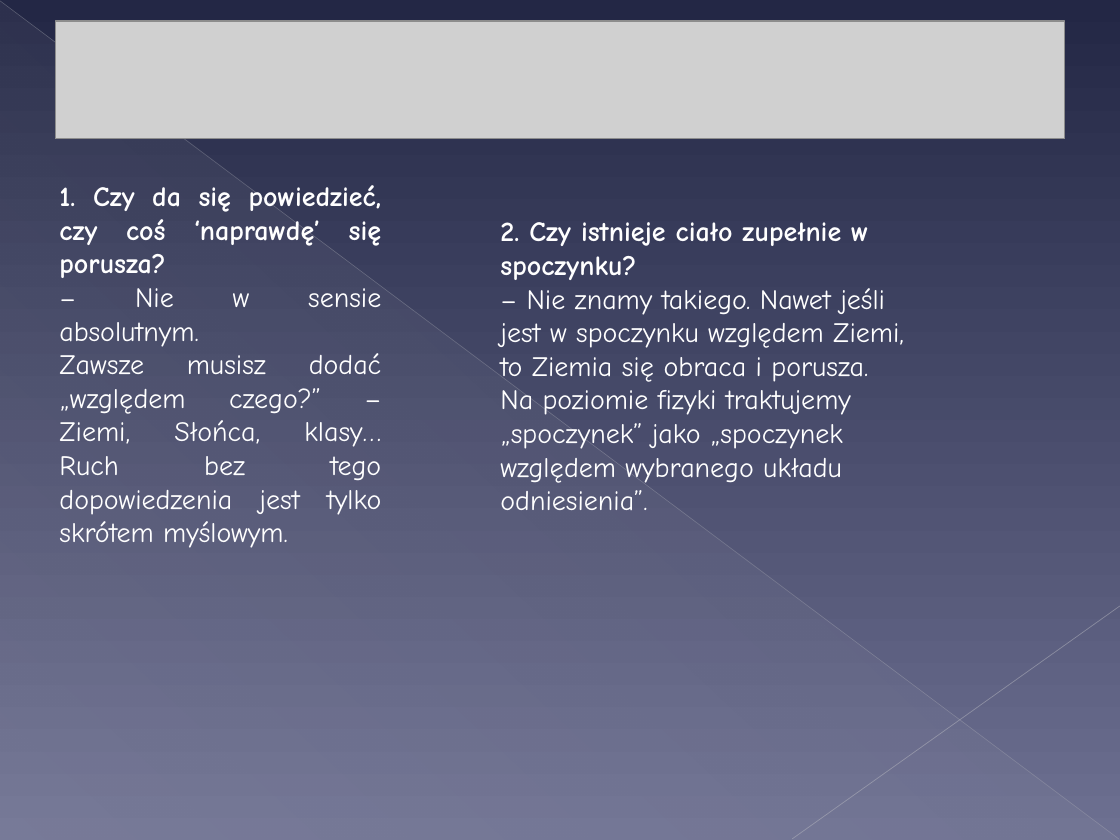
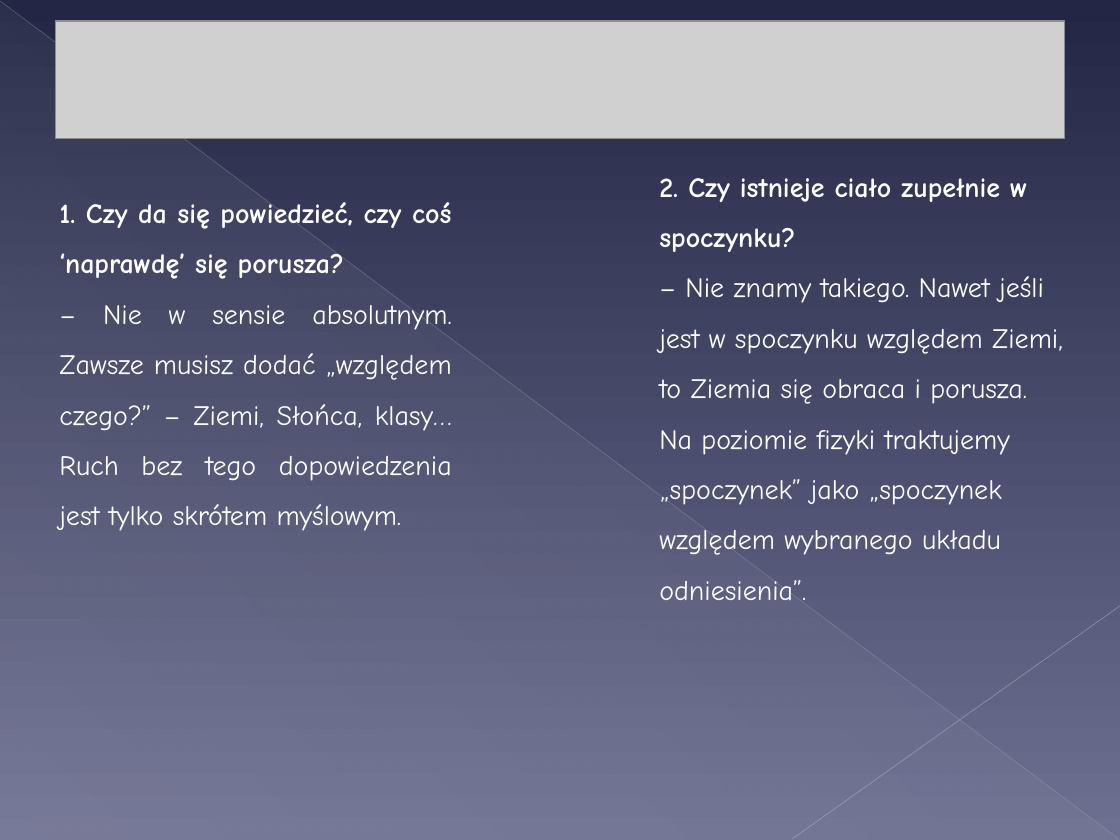
Before and after one commit to MichalMus/Fizyka-w-szkole, a slide deck: slide 31 of 4.Kinematyka/1.Co to jest ruch.ppt (slide 14 before the commit). Drawn at 1120x840 pixels with LibreOffice and Linux fonts; fonts in the diff are those of the drawing; grey boxes stand for pictures. Boxes give left, top, right and bottom in pixels: in the first picture for what was removed or moved away, otherwise in the second. Text is boxed around its words. In the diff, an @@ line names an element or a change of style, - is before the commit and + after.

Commit message:
poprawione ruch i magnetyzm

```diff
--- a/4.Kinematyka/1.Co to jest ruch.ppt
+++ b/4.Kinematyka/1.Co to jest ruch.ppt
@@ text "2. Czy istnieje ciało zupełnie ..." at (659,178,1063,600): line spacing 1 to 1.5 @@
@@ text "2. Czy istnieje ciało zupełnie ...": place and size @@
-text "2. Czy istnieje ciało zupełnie ..." at (500,222,904,510)
+text "2. Czy istnieje ciało zupełnie ..." at (659,178,1063,600)
@@ text "1. Czy da się powiedzieć, ..." at (59,202,452,531): line spacing 1 to 1.5 @@
```
Also in this commit, not shown: 3 other slides changed, 18 slides added, 13 slides removed, 2 other files.
